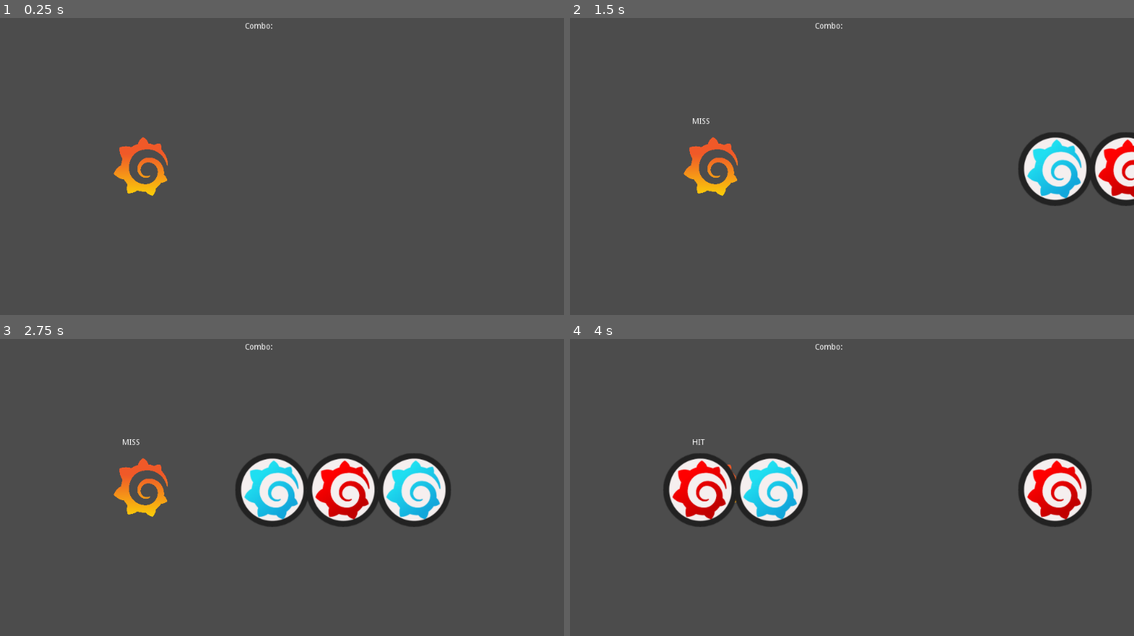
Above: before the commit, frames 1-4 (two rows, left to right).
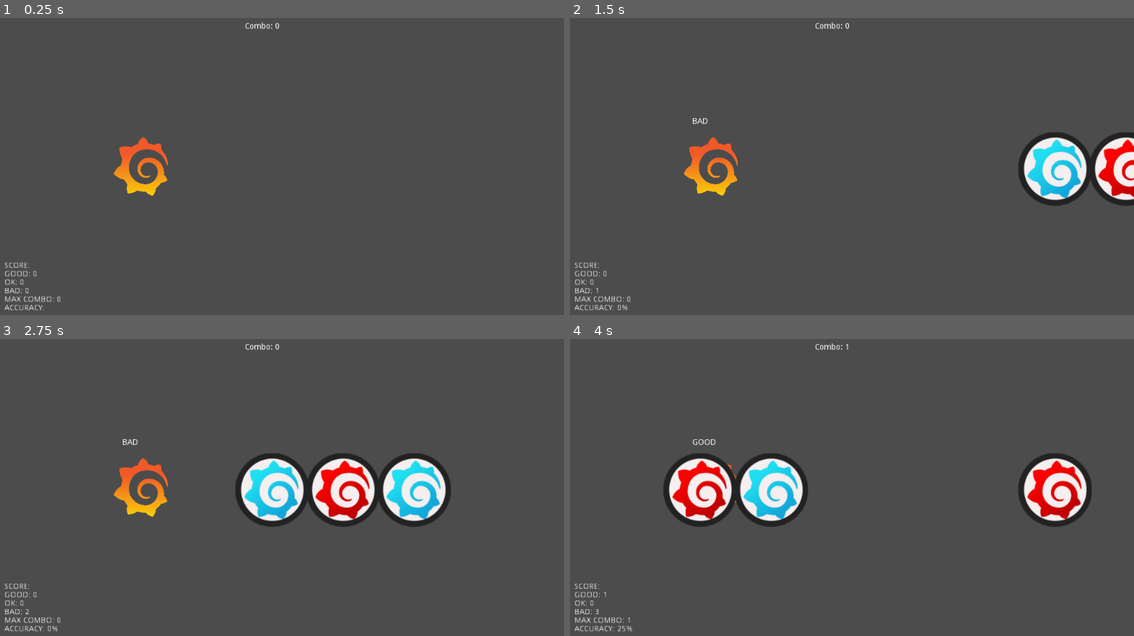
Above: after the commit, the same moments.

Repository: bossinc/grafana-no-taiko
Game: Godot game, scene res://Game.tscn
Two runs of this game, one before a commit and one after it. Both use one fixed random seed, a clock stepped at 60 frames per second and the inputs below.
Inputs:
- Up to frame 1 (0.25 s): no input
- Up to frame 2 (1.5 s): tap Enter at 0.5 s; hold S (drum_blue) 0.53-1.28 s; tap A (drum_red) at 1.35 s
- Up to frame 3 (2.75 s): hold S (drum_blue) from 2.03 s (still down)
- Up to frame 4 (4 s): release S (drum_blue) at 2.78 s; tap A (drum_red) at 2.85 s; hold S (drum_blue) from 3.53 s (still down)

The runs differ from the first frame. In frame 1, 0.3% of the frame differs, in the area x 0-50%, y 1-99%; in frame 2, 0.4%; in frame 3, 0.4%; in frame 4, 0.4%.

Commit message:
add scoring

Diff:
--- a/Game.tscn
+++ b/Game.tscn
@@ -1,7 +1,8 @@
-[gd_scene load_steps=5 format=2]
+[gd_scene load_steps=6 format=2]
 
 [ext_resource path="res://Scripts/Game.gd" type="Script" id=1]
 [ext_resource path="res://Sprites/pngwing.com.png" type="Texture" id=2]
+[ext_resource path="res://Score.tscn" type="PackedScene" id=3]
 
 [sub_resource type="Gradient" id=1]
 offsets = PoolRealArray( 0, 0.221557, 1 )
@@ -32,7 +33,7 @@
 margin_top = 26.5
 margin_right = 514.5
 margin_bottom = 40.5
-text = "Combo: "
+text = "Combo: 0"
 __meta__ = {
 "_edit_use_anchors_": false
 }
@@ -45,4 +46,7 @@
 __meta__ = {
 "_edit_use_anchors_": false
 }
+
+[node name="Score" parent="." instance=ExtResource( 3 )]
+position = Vector2( 38.5, 449.5 )
 [connection signal="timeout" from="Timer" to="." method="_on_Timer_timeout"]
--- /dev/null
+++ b/Score.tscn
@@ -0,0 +1,13 @@
+[gd_scene load_steps=2 format=2]
+
+[ext_resource path="res://Scripts/Score.gd" type="Script" id=1]
+
+[node name="Score" type="Node2D"]
+script = ExtResource( 1 )
+
+[node name="Results" type="RichTextLabel" parent="."]
+margin_right = 326.0
+margin_bottom = 229.0
+__meta__ = {
+"_edit_use_anchors_": false
+}
--- a/Scripts/Game.gd
+++ b/Scripts/Game.gd
@@ -6,6 +6,8 @@
 # var b = "text"
 var drumObject = preload("res://Scripts/drum.gd")
 
+const LAST_TIME = 5000
+
 const songFile = {
 	"hits": {
 		500: Enums.HitType.Blue,
@@ -13,11 +15,21 @@
 		1000: Enums.HitType.Blue,
 		2000: Enums.HitType.Red,
 		4000: Enums.HitType.Blue,
+		LAST_TIME: Enums.HitType.Blue
 	}
 }
 
 var elapsedTime = 0
-var curHit = 0
+var comboStreak = 0
+
+const _score = {
+	"overall": "",
+	"good": 0.0,
+	"ok": 0.0,
+	"bad": 0.0,
+	"maxCombo": 0.0,
+	"accuracy": "",
+}
 
 # Called when the node enters the scene tree for the first time.
 func _ready():
@@ -35,17 +47,34 @@
 	$HitStream.position.x -= 5;
 	_delete_node()
 
+	if (elapsedTime == LAST_TIME + 2000):
+		$Timer.stop()
+		print('end of song')
+
 func _has_hit(drumHit):
 	var node = $HitStream.get_children()[0]
 	print(node.global_position.x - 260)
 	if (node.global_position.x >= 260 && node.global_position.x <= 300 ):
 		node.queue_free()
-		$Combo.text = 'Combo: '
-		$Hit.text = 'HIT'
+		update_combo_streak(1)
+
+		$Hit.text = 'GOOD'
+		_score.good += 1
 		return true
 
-	$Hit.text = 'MISS'
+	$Hit.text = 'BAD'
+	_score.bad += 1
+	update_combo_streak(0)
 	return false
+
+func update_combo_streak(comboValue):
+	if comboValue == 0:
+		comboStreak = 0
+		return
+
+	comboStreak += comboValue
+
+	_score.maxCombo = max(_score.maxCombo, comboStreak)
 
 func _input(event):
 	var isRed = event.is_action_pressed("drum_red")
@@ -57,6 +86,11 @@
 		print(_has_hit(Enums.HitType.Red))
 	if isBlue:
 		print(_has_hit(Enums.HitType.Blue))
+
+	$Combo.text = 'Combo: ' + str(comboStreak)
+
+	$Score.set_scores(_score)
+	$Score.display_all_scores(_score)
 
 func _create_hit():
 	var key = elapsedTime
--- /dev/null
+++ b/Scripts/Score.gd
@@ -0,0 +1,40 @@
+extends Node
+
+const DELIMITER = ": "
+
+var _scores = {
+	"overall": "",
+	"good": 0.0,
+	"ok": 0.0,
+	"bad": 0.0,
+	"maxCombo": 0.0,
+	"accuracy": "",
+}
+
+func _ready():
+	display_all_scores(_scores)
+
+func display_all_scores(scores):
+	$Results.text = ""
+
+	_update_accuracy()
+
+	_display_score("SCORE", scores.overall)
+	_display_score("GOOD", scores.good)
+	_display_score("OK", scores.ok)
+	_display_score("BAD", scores.bad)
+	_display_score("MAX COMBO", scores.maxCombo)
+	_display_score("ACCURACY", scores.accuracy)
+
+func _display_score(scoreText, scoreValue):
+	$Results.text += scoreText + DELIMITER + str(scoreValue) + '\n'
+
+func set_scores(score):
+	_scores = score
+
+func _update_accuracy():
+	var total = _scores.good + _scores.ok + _scores.bad
+	if total == 0: return
+
+	var accuracy = _scores.good / total * 100.0
+	_scores.accuracy = str(round(accuracy)) + '%'
